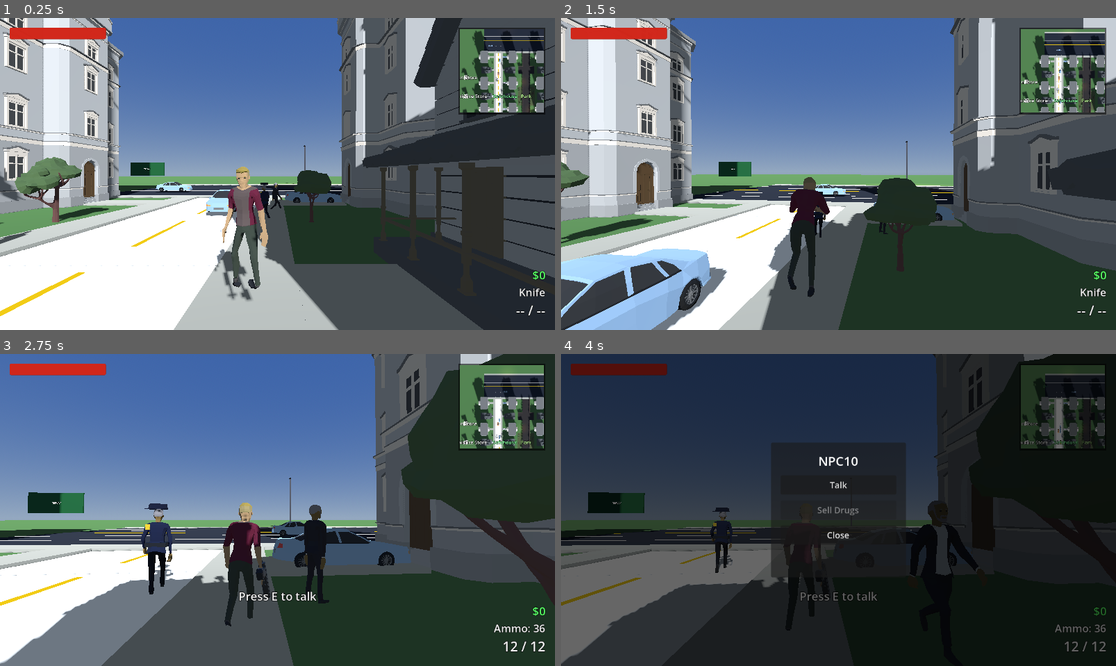
Above: before the commit, frames 1-4 (two rows, left to right).
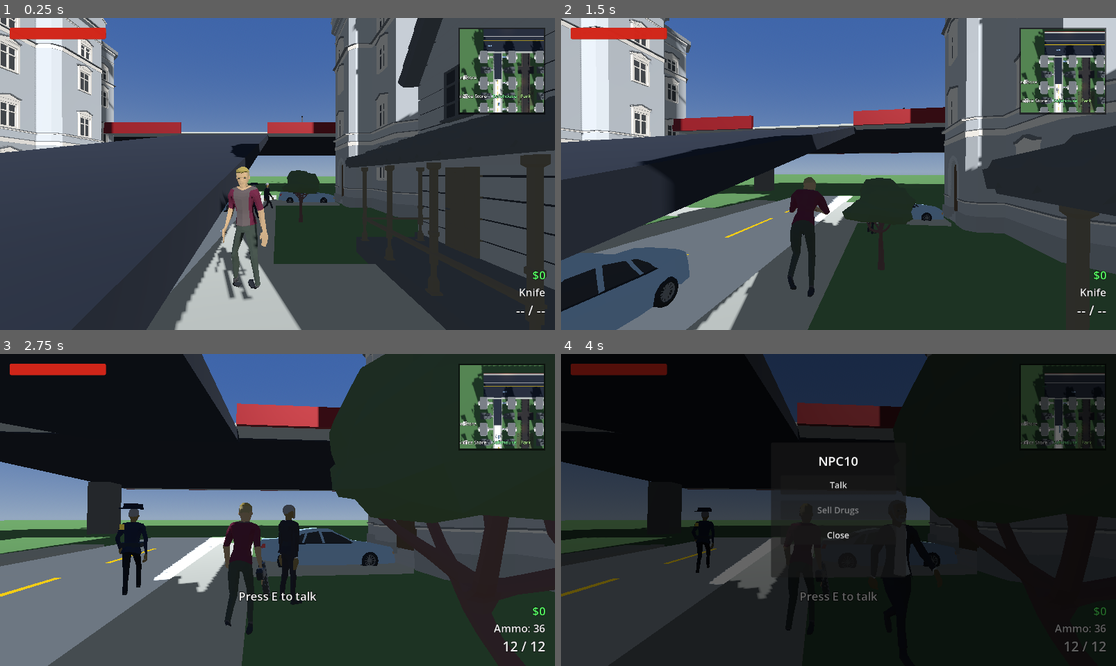
Above: after the commit, the same moments.

Repository: xena3222121/GTACloneAJFORK
Game: Godot game, scene res://scenes/World.tscn
Two runs of this game, one before a commit and one after it. Both use one fixed random seed, a clock stepped at 60 frames per second and the inputs below.
Inputs (mouse positions are in pixels of both pictures, inside the frame that each line leads up to):
- Up to frame 1 (0.25 s): no input
- Up to frame 2 (1.5 s): tap Enter at 0.5 s; move the mouse to (866, 174) at 0.52 s; hold W from 0.53 s (still down); tap R at 0.6 s; click (866, 174) at 0.67 s; tap Space at 0.77 s; move the mouse to (810, 174) at 1.27 s; tap 1 at 1.35 s
- Up to frame 3 (2.75 s): keep holding W; tap Space at 1.52 s; move the mouse to (288, 503) at 2.02 s; tap 2 at 2.1 s
- Up to frame 4 (4 s): tap E at 2.75, 3.5 s; move the mouse to (832, 516) at 2.77 s; tap 3 at 2.85 s; click (832, 516) at 2.92 s; tap Space at 3.02, 3.77 s; move the mouse to (1005, 556) at 3.52 s; release W at 3.53 s; hold A from 3.53 s (still down); tap 4 at 3.6 s

The runs differ from the first frame. In frame 1, 46% of the frame differs, in the area x 0-100%, y 0-100%; in frame 2, 44%; in frame 3, 50%; in frame 4, 34%.

Commit message:
Properly elevate the freeway: real deck, pylons, guardrails, on/off-ramps
The highway was previously flush with the ground (just a wider street).
Now it's a genuine overpass, raised 6 units up:
- Real deck collision (StaticBody3D) so the player/cars actually stand on
  it, not just the flat visual asphalt mesh from before.
- Support pylons underneath for visual grounding.
- Guardrails along both long edges, with gaps left at the two ramp
  junctions (x=0 and x=60) so on-ramp traffic isn't blocked.
- Sloped on/off-ramps (~11 degree grade, gentle enough for the
  VehicleBody3D player car and AI traffic to climb) connecting the local
  streets up to the elevated deck at all 4 junctions (north/south x
  two street columns).

Verified by actually dropping/pushing a car through the physics rather
than just eyeballing the geometry - caught and fixed a real sign error in
the ramp rotation math (Transform3D's raw 9-number constructor is
row-major, not column-major as initially assumed) that had one ramp's
slope built backwards.

Co-Authored-By: Claude Sonnet 5 <noreply@anthropic.com>

Diff:
--- a/scenes/World.tscn
+++ b/scenes/World.tscn
@@ -125,6 +125,60 @@
 [sub_resource type="BoxMesh" id="BoxMesh_highway_yellowline"]
 size = Vector3(110, 0.02, 0.15)
 
+[sub_resource type="BoxShape3D" id="BoxShape3D_highway_deck"]
+size = Vector3(110, 1.0, 24)
+
+[sub_resource type="StandardMaterial3D" id="StandardMaterial3D_pylon"]
+albedo_color = Color(0.35, 0.34, 0.32, 1)
+roughness = 0.9
+
+[sub_resource type="BoxMesh" id="BoxMesh_pylon"]
+material = SubResource("StandardMaterial3D_pylon")
+size = Vector3(2.0, 5.0, 2.0)
+
+[sub_resource type="BoxShape3D" id="BoxShape3D_pylon"]
+size = Vector3(2.0, 5.0, 2.0)
+
+[sub_resource type="StandardMaterial3D" id="StandardMaterial3D_guardrail"]
+albedo_color = Color(0.55, 0.08, 0.08, 1)
+metallic = 0.4
+roughness = 0.6
+
+[sub_resource type="BoxMesh" id="BoxMesh_guardrail"]
+material = SubResource("StandardMaterial3D_guardrail")
+size = Vector3(110, 1.0, 0.25)
+
+[sub_resource type="BoxShape3D" id="BoxShape3D_guardrail"]
+size = Vector3(110, 1.0, 0.25)
+
+[sub_resource type="BoxMesh" id="BoxMesh_guardrail_seg11"]
+material = SubResource("StandardMaterial3D_guardrail")
+size = Vector3(11, 1.0, 0.25)
+
+[sub_resource type="BoxShape3D" id="BoxShape3D_guardrail_seg11"]
+size = Vector3(11, 1.0, 0.25)
+
+[sub_resource type="BoxMesh" id="BoxMesh_guardrail_seg52"]
+material = SubResource("StandardMaterial3D_guardrail")
+size = Vector3(52, 1.0, 0.25)
+
+[sub_resource type="BoxShape3D" id="BoxShape3D_guardrail_seg52"]
+size = Vector3(52, 1.0, 0.25)
+
+[sub_resource type="BoxMesh" id="BoxMesh_guardrail_seg31"]
+material = SubResource("StandardMaterial3D_guardrail")
+size = Vector3(31, 1.0, 0.25)
+
+[sub_resource type="BoxShape3D" id="BoxShape3D_guardrail_seg31"]
+size = Vector3(31, 1.0, 0.25)
+
+[sub_resource type="BoxMesh" id="BoxMesh_ramp"]
+material = SubResource("StandardMaterial3D_highway")
+size = Vector3(8.0, 0.5, 30.594)
+
+[sub_resource type="BoxShape3D" id="BoxShape3D_ramp"]
+size = Vector3(8.0, 0.5, 30.594)
+
 [sub_resource type="StandardMaterial3D" id="StandardMaterial3D_whiteline"]
 shading_mode = 0
 albedo_color = Color(0.9, 0.9, 0.9, 1)
@@ -774,6 +828,53 @@
 transform = Transform3D(1, 0, 0, 0, 1, 0, 0, 0, 1, -3.9, 0.1, 40)
 
 [node name="Highway" type="Node3D" parent="."]
+transform = Transform3D(1, 0, 0, 0, 1, 0, 0, 0, 1, 0, 6, 0)
+
+[node name="Deck" type="StaticBody3D" parent="Highway"]
+
+[node name="CollisionShape3D" type="CollisionShape3D" parent="Highway/Deck"]
+transform = Transform3D(1, 0, 0, 0, 1, 0, 0, 0, 1, 40, -0.5, 60)
+shape = SubResource("BoxShape3D_highway_deck")
+
+[node name="GuardrailNorth" type="StaticBody3D" parent="Highway"]
+
+[node name="CollisionShape3D" type="CollisionShape3D" parent="Highway/GuardrailNorth"]
+transform = Transform3D(1, 0, 0, 0, 1, 0, 0, 0, 1, 40, 0.5, 73.9)
+shape = SubResource("BoxShape3D_guardrail")
+
+[node name="Mesh" type="MeshInstance3D" parent="Highway/GuardrailNorth"]
+transform = Transform3D(1, 0, 0, 0, 1, 0, 0, 0, 1, 40, 0.5, 73.9)
+mesh = SubResource("BoxMesh_guardrail")
+
+[node name="GuardrailSouthA" type="StaticBody3D" parent="Highway"]
+
+[node name="CollisionShape3D" type="CollisionShape3D" parent="Highway/GuardrailSouthA"]
+transform = Transform3D(1, 0, 0, 0, 1, 0, 0, 0, 1, -9.5, 0.5, 46.1)
+shape = SubResource("BoxShape3D_guardrail_seg11")
+
+[node name="Mesh" type="MeshInstance3D" parent="Highway/GuardrailSouthA"]
+transform = Transform3D(1, 0, 0, 0, 1, 0, 0, 0, 1, -9.5, 0.5, 46.1)
+mesh = SubResource("BoxMesh_guardrail_seg11")
+
+[node name="GuardrailSouthB" type="StaticBody3D" parent="Highway"]
+
+[node name="CollisionShape3D" type="CollisionShape3D" parent="Highway/GuardrailSouthB"]
+transform = Transform3D(1, 0, 0, 0, 1, 0, 0, 0, 1, 30, 0.5, 46.1)
+shape = SubResource("BoxShape3D_guardrail_seg52")
+
+[node name="Mesh" type="MeshInstance3D" parent="Highway/GuardrailSouthB"]
+transform = Transform3D(1, 0, 0, 0, 1, 0, 0, 0, 1, 30, 0.5, 46.1)
+mesh = SubResource("BoxMesh_guardrail_seg52")
+
+[node name="GuardrailSouthC" type="StaticBody3D" parent="Highway"]
+
+[node name="CollisionShape3D" type="CollisionShape3D" parent="Highway/GuardrailSouthC"]
+transform = Transform3D(1, 0, 0, 0, 1, 0, 0, 0, 1, 79.5, 0.5, 46.1)
+shape = SubResource("BoxShape3D_guardrail_seg31")
+
+[node name="Mesh" type="MeshInstance3D" parent="Highway/GuardrailSouthC"]
+transform = Transform3D(1, 0, 0, 0, 1, 0, 0, 0, 1, 79.5, 0.5, 46.1)
+mesh = SubResource("BoxMesh_guardrail_seg31")
 
 [node name="Asphalt" type="MeshInstance3D" parent="Highway"]
 transform = Transform3D(1, 0, 0, 0, 1, 0, 0, 0, 1, 40, -0.01, 60)
@@ -855,6 +956,53 @@
 text = "FREEWAY"
 
 [node name="HighwaySouth" type="Node3D" parent="."]
+transform = Transform3D(1, 0, 0, 0, 1, 0, 0, 0, 1, 0, 6, 0)
+
+[node name="Deck" type="StaticBody3D" parent="HighwaySouth"]
+
+[node name="CollisionShape3D" type="CollisionShape3D" parent="HighwaySouth/Deck"]
+transform = Transform3D(1, 0, 0, 0, 1, 0, 0, 0, 1, 40, -0.5, -60)
+shape = SubResource("BoxShape3D_highway_deck")
+
+[node name="GuardrailOuter" type="StaticBody3D" parent="HighwaySouth"]
+
+[node name="CollisionShape3D" type="CollisionShape3D" parent="HighwaySouth/GuardrailOuter"]
+transform = Transform3D(1, 0, 0, 0, 1, 0, 0, 0, 1, 40, 0.5, -73.9)
+shape = SubResource("BoxShape3D_guardrail")
+
+[node name="Mesh" type="MeshInstance3D" parent="HighwaySouth/GuardrailOuter"]
+transform = Transform3D(1, 0, 0, 0, 1, 0, 0, 0, 1, 40, 0.5, -73.9)
+mesh = SubResource("BoxMesh_guardrail")
+
+[node name="GuardrailInnerA" type="StaticBody3D" parent="HighwaySouth"]
+
+[node name="CollisionShape3D" type="CollisionShape3D" parent="HighwaySouth/GuardrailInnerA"]
+transform = Transform3D(1, 0, 0, 0, 1, 0, 0, 0, 1, -9.5, 0.5, -46.1)
+shape = SubResource("BoxShape3D_guardrail_seg11")
+
+[node name="Mesh" type="MeshInstance3D" parent="HighwaySouth/GuardrailInnerA"]
+transform = Transform3D(1, 0, 0, 0, 1, 0, 0, 0, 1, -9.5, 0.5, -46.1)
+mesh = SubResource("BoxMesh_guardrail_seg11")
+
+[node name="GuardrailInnerB" type="StaticBody3D" parent="HighwaySouth"]
+
+[node name="CollisionShape3D" type="CollisionShape3D" parent="HighwaySouth/GuardrailInnerB"]
+transform = Transform3D(1, 0, 0, 0, 1, 0, 0, 0, 1, 30, 0.5, -46.1)
+shape = SubResource("BoxShape3D_guardrail_seg52")
+
+[node name="Mesh" type="MeshInstance3D" parent="HighwaySouth/GuardrailInnerB"]
+transform = Transform3D(1, 0, 0, 0, 1, 0, 0, 0, 1, 30, 0.5, -46.1)
+mesh = SubResource("BoxMesh_guardrail_seg52")
+
+[node name="GuardrailInnerC" type="StaticBody3D" parent="HighwaySouth"]
+
+[node name="CollisionShape3D" type="CollisionShape3D" parent="HighwaySouth/GuardrailInnerC"]
+transform = Transform3D(1, 0, 0, 0, 1, 0, 0, 0, 1, 79.5, 0.5, -46.1)
+shape = SubResource("BoxShape3D_guardrail_seg31")
+
+[node name="Mesh" type="MeshInstance3D" parent="HighwaySouth/GuardrailInnerC"]
+transform = Transform3D(1, 0, 0, 0, 1, 0, 0, 0, 1, 79.5, 0.5, -46.1)
+mesh = SubResource("BoxMesh_guardrail_seg31")
 
 [node name="Asphalt" type="MeshInstance3D" parent="HighwaySouth"]
 transform = Transform3D(1, 0, 0, 0, 1, 0, 0, 0, 1, 40, -0.01, -60)
@@ -950,6 +1098,7 @@
 transform = Transform3D(6, 0, 0, 0, 1, 0, 0, 0, 6, 60, 0.02, -51)
 
 [node name="TrafficCarsHighwayNorth" type="Node3D" parent="."]
+transform = Transform3D(1, 0, 0, 0, 1, 0, 0, 0, 1, 0, 6, 0)
 
 [node name="CarA" parent="TrafficCarsHighwayNorth" instance=ExtResource("15")]
 transform = Transform3D(1, 0, 0, 0, 1, 0, 0, 0, 1, -10, 0.1, 54)
@@ -974,6 +1123,7 @@
 speed = 8.0
 
 [node name="TrafficCarsHighwaySouth" type="Node3D" parent="."]
+transform = Transform3D(1, 0, 0, 0, 1, 0, 0, 0, 1, 0, 6, 0)
 
 [node name="CarA" parent="TrafficCarsHighwaySouth" instance=ExtResource("15")]
 transform = Transform3D(1, 0, 0, 0, 1, 0, 0, 0, 1, -10, 0.1, -54)
@@ -989,6 +1139,130 @@
 min_pos = -10.0
 max_pos = 95.0
 speed = 5.5
+
+[node name="HighwayRamps" type="Node3D" parent="."]
+
+[node name="RampNorthA" type="StaticBody3D" parent="HighwayRamps"]
+
+[node name="CollisionShape3D" type="CollisionShape3D" parent="HighwayRamps/RampNorthA"]
+transform = Transform3D(1, 0, 0, 0, 0.9806, 0.1961, 0, -0.1961, 0.9806, 0, 3, 33)
+shape = SubResource("BoxShape3D_ramp")
+
+[node name="Mesh" type="MeshInstance3D" parent="HighwayRamps/RampNorthA"]
+transform = Transform3D(1, 0, 0, 0, 0.9806, 0.1961, 0, -0.1961, 0.9806, 0, 3, 33)
+mesh = SubResource("BoxMesh_ramp")
+
+[node name="RampNorthB" type="StaticBody3D" parent="HighwayRamps"]
+
+[node name="CollisionShape3D" type="CollisionShape3D" parent="HighwayRamps/RampNorthB"]
+transform = Transform3D(1, 0, 0, 0, 0.9806, 0.1961, 0, -0.1961, 0.9806, 60, 3, 33)
+shape = SubResource("BoxShape3D_ramp")
+
+[node name="Mesh" type="MeshInstance3D" parent="HighwayRamps/RampNorthB"]
+transform = Transform3D(1, 0, 0, 0, 0.9806, 0.1961, 0, -0.1961, 0.9806, 60, 3, 33)
+mesh = SubResource("BoxMesh_ramp")
+
+[node name="RampSouthA" type="StaticBody3D" parent="HighwayRamps"]
+
+[node name="CollisionShape3D" type="CollisionShape3D" parent="HighwayRamps/RampSouthA"]
+transform = Transform3D(1, 0, 0, 0, -0.9806, 0.1961, 0, -0.1961, -0.9806, 0, 3, -33)
+shape = SubResource("BoxShape3D_ramp")
+
+[node name="Mesh" type="MeshInstance3D" parent="HighwayRamps/RampSouthA"]
+transform = Transform3D(1, 0, 0, 0, -0.9806, 0.1961, 0, -0.1961, -0.9806, 0, 3, -33)
+mesh = SubResource("BoxMesh_ramp")
+
+[node name="RampSouthB" type="StaticBody3D" parent="HighwayRamps"]
+
+[node name="CollisionShape3D" type="CollisionShape3D" parent="HighwayRamps/RampSouthB"]
+transform = Transform3D(1, 0, 0, 0, -0.9806, 0.1961, 0, -0.1961, -0.9806, 60, 3, -33)
+shape = SubResource("BoxShape3D_ramp")
+
+[node name="Mesh" type="MeshInstance3D" parent="HighwayRamps/RampSouthB"]
+transform = Transform3D(1, 0, 0, 0, -0.9806, 0.1961, 0, -0.1961, -0.9806, 60, 3, -33)
+mesh = SubResource("BoxMesh_ramp")
+
+[node name="HighwayPylons" type="Node3D" parent="."]
+
+[node name="PylonN1" type="StaticBody3D" parent="HighwayPylons"]
+
+[node name="CollisionShape3D" type="CollisionShape3D" parent="HighwayPylons/PylonN1"]
+transform = Transform3D(1, 0, 0, 0, 1, 0, 0, 0, 1, -10, 2.5, 60)
+shape = SubResource("BoxShape3D_pylon")
+
+[node name="Mesh" type="MeshInstance3D" parent="HighwayPylons/PylonN1"]
+transform = Transform3D(1, 0, 0, 0, 1, 0, 0, 0, 1, -10, 2.5, 60)
+mesh = SubResource("BoxMesh_pylon")
+
+[node name="PylonN2" type="StaticBody3D" parent="HighwayPylons"]
+
+[node name="CollisionShape3D" type="CollisionShape3D" parent="HighwayPylons/PylonN2"]
+transform = Transform3D(1, 0, 0, 0, 1, 0, 0, 0, 1, 20, 2.5, 60)
+shape = SubResource("BoxShape3D_pylon")
+
+[node name="Mesh" type="MeshInstance3D" parent="HighwayPylons/PylonN2"]
+transform = Transform3D(1, 0, 0, 0, 1, 0, 0, 0, 1, 20, 2.5, 60)
+mesh = SubResource("BoxMesh_pylon")
+
+[node name="PylonN3" type="StaticBody3D" parent="HighwayPylons"]
+
+[node name="CollisionShape3D" type="CollisionShape3D" parent="HighwayPylons/PylonN3"]
+transform = Transform3D(1, 0, 0, 0, 1, 0, 0, 0, 1, 40, 2.5, 60)
+shape = SubResource("BoxShape3D_pylon")
+
+[node name="Mesh" type="MeshInstance3D" parent="HighwayPylons/PylonN3"]
+transform = Transform3D(1, 0, 0, 0, 1, 0, 0, 0, 1, 40, 2.5, 60)
+mesh = SubResource("BoxMesh_pylon")
+
+[node name="PylonN4" type="StaticBody3D" parent="HighwayPylons"]
+
+[node name="CollisionShape3D" type="CollisionShape3D" parent="HighwayPylons/PylonN4"]
+transform = Transform3D(1, 0, 0, 0, 1, 0, 0, 0, 1, 80, 2.5, 60)
+shape = SubResource("BoxShape3D_pylon")
+
+[node name="Mesh" type="MeshInstance3D" parent="HighwayPylons/PylonN4"]
+transform = Transform3D(1, 0, 0, 0, 1, 0, 0, 0, 1, 80, 2.5, 60)
+mesh = SubResource("BoxMesh_pylon")
+
+[node name="PylonS1" type="StaticBody3D" parent="HighwayPylons"]
+
+[node name="CollisionShape3D" type="CollisionShape3D" parent="HighwayPylons/PylonS1"]
+transform = Transform3D(1, 0, 0, 0, 1, 0, 0, 0, 1, -10, 2.5, -60)
+shape = SubResource("BoxShape3D_pylon")
+
+[node name="Mesh" type="MeshInstance3D" parent="HighwayPylons/PylonS1"]
+transform = Transform3D(1, 0, 0, 0, 1, 0, 0, 0, 1, -10, 2.5, -60)
+mesh = SubResource("BoxMesh_pylon")
+
+[node name="PylonS2" type="StaticBody3D" parent="HighwayPylons"]
+
+[node name="CollisionShape3D" type="CollisionShape3D" parent="HighwayPylons/PylonS2"]
+transform = Transform3D(1, 0, 0, 0, 1, 0, 0, 0, 1, 20, 2.5, -60)
+shape = SubResource("BoxShape3D_pylon")
+
+[node name="Mesh" type="MeshInstance3D" parent="HighwayPylons/PylonS2"]
+transform = Transform3D(1, 0, 0, 0, 1, 0, 0, 0, 1, 20, 2.5, -60)
+mesh = SubResource("BoxMesh_pylon")
+
+[node name="PylonS3" type="StaticBody3D" parent="HighwayPylons"]
+
+[node name="CollisionShape3D" type="CollisionShape3D" parent="HighwayPylons/PylonS3"]
+transform = Transform3D(1, 0, 0, 0, 1, 0, 0, 0, 1, 40, 2.5, -60)
+shape = SubResource("BoxShape3D_pylon")
+
+[node name="Mesh" type="MeshInstance3D" parent="HighwayPylons/PylonS3"]
+transform = Transform3D(1, 0, 0, 0, 1, 0, 0, 0, 1, 40, 2.5, -60)
+mesh = SubResource("BoxMesh_pylon")
+
+[node name="PylonS4" type="StaticBody3D" parent="HighwayPylons"]
+
+[node name="CollisionShape3D" type="CollisionShape3D" parent="HighwayPylons/PylonS4"]
+transform = Transform3D(1, 0, 0, 0, 1, 0, 0, 0, 1, 80, 2.5, -60)
+shape = SubResource("BoxShape3D_pylon")
+
+[node name="Mesh" type="MeshInstance3D" parent="HighwayPylons/PylonS4"]
+transform = Transform3D(1, 0, 0, 0, 1, 0, 0, 0, 1, 80, 2.5, -60)
+mesh = SubResource("BoxMesh_pylon")
 
 [node name="StreetB" type="Node3D" parent="."]
 
